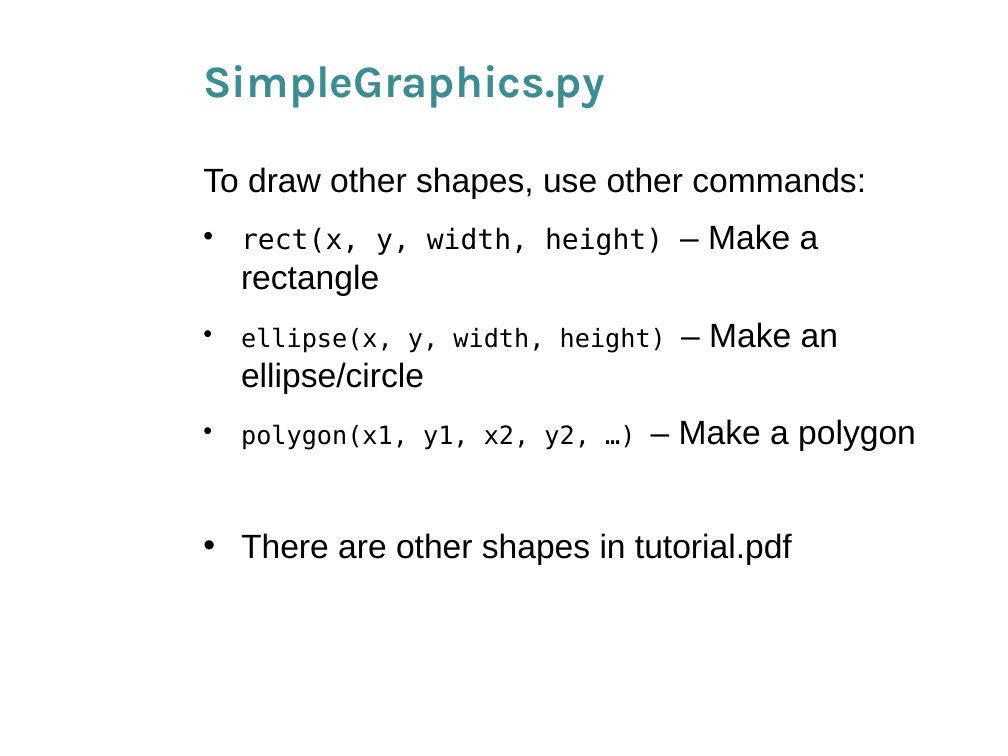
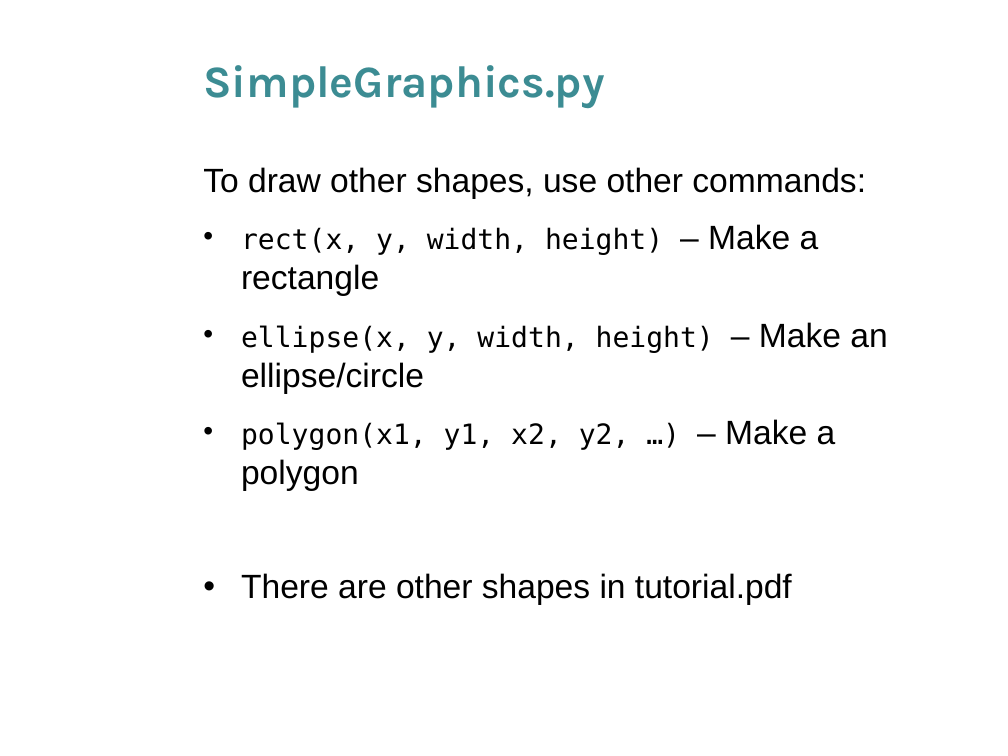
Before and after one commit to husathap/husathap.github.io, a slide deck: slide 11 of teaching/f15_cpsc217/Week_2_1.pptx. Drawn at 1008x756 pixels with LibreOffice and Linux fonts; fonts in the diff are those of the drawing; background and template pictures are left out. Boxes give left, top, right and bottom in pixels: in the first picture for what was removed or moved away, otherwise in the second. Text is boxed around its words. In the diff, an @@ line names an element or a change of style, - is before the commit and + after.

```diff
--- a/teaching/f15_cpsc217/Week_2_1.pptx
+++ b/teaching/f15_cpsc217/Week_2_1.pptx
@@ text at [241,322,887,491]: size 18 to 20 pt in "ellipse(x, y, width, height)", "polygon(x1, y1, x2, y2, …)"; more space between paragraphs @@
```
Also in this commit, not shown: 3 other slides changed.
